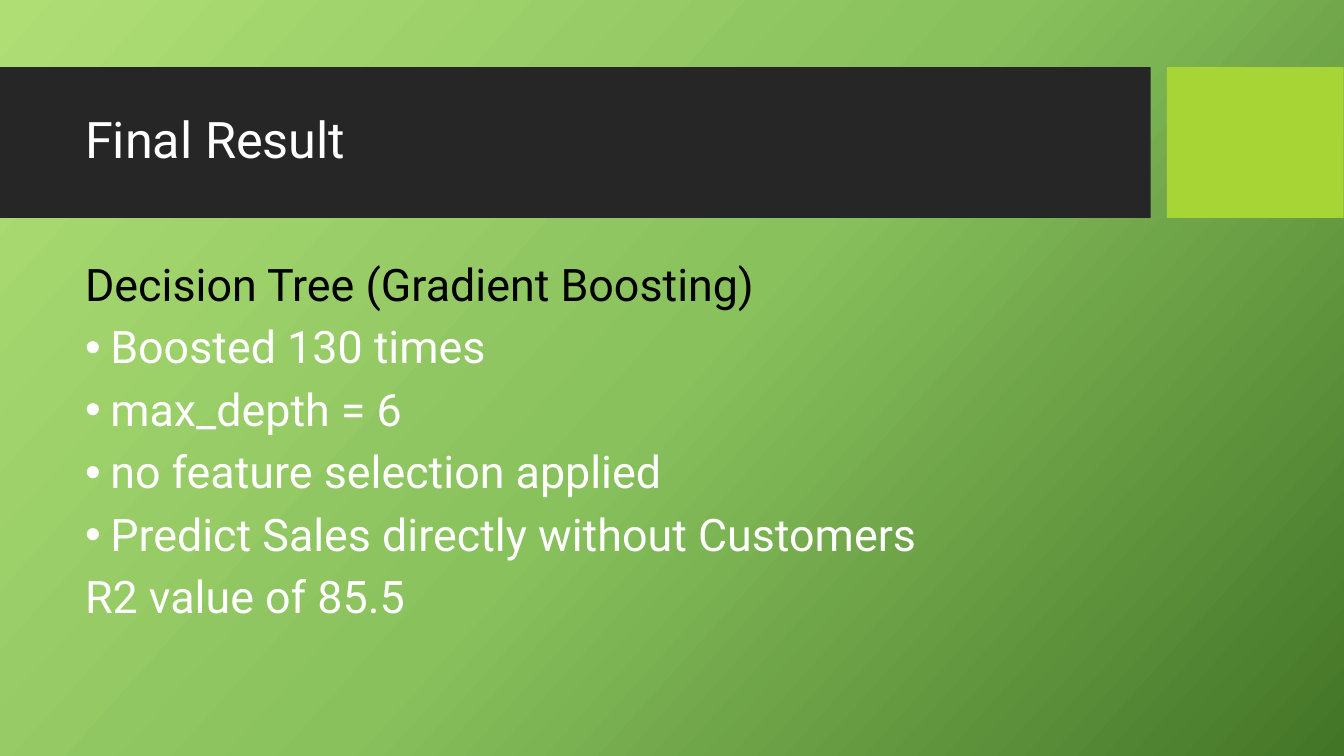
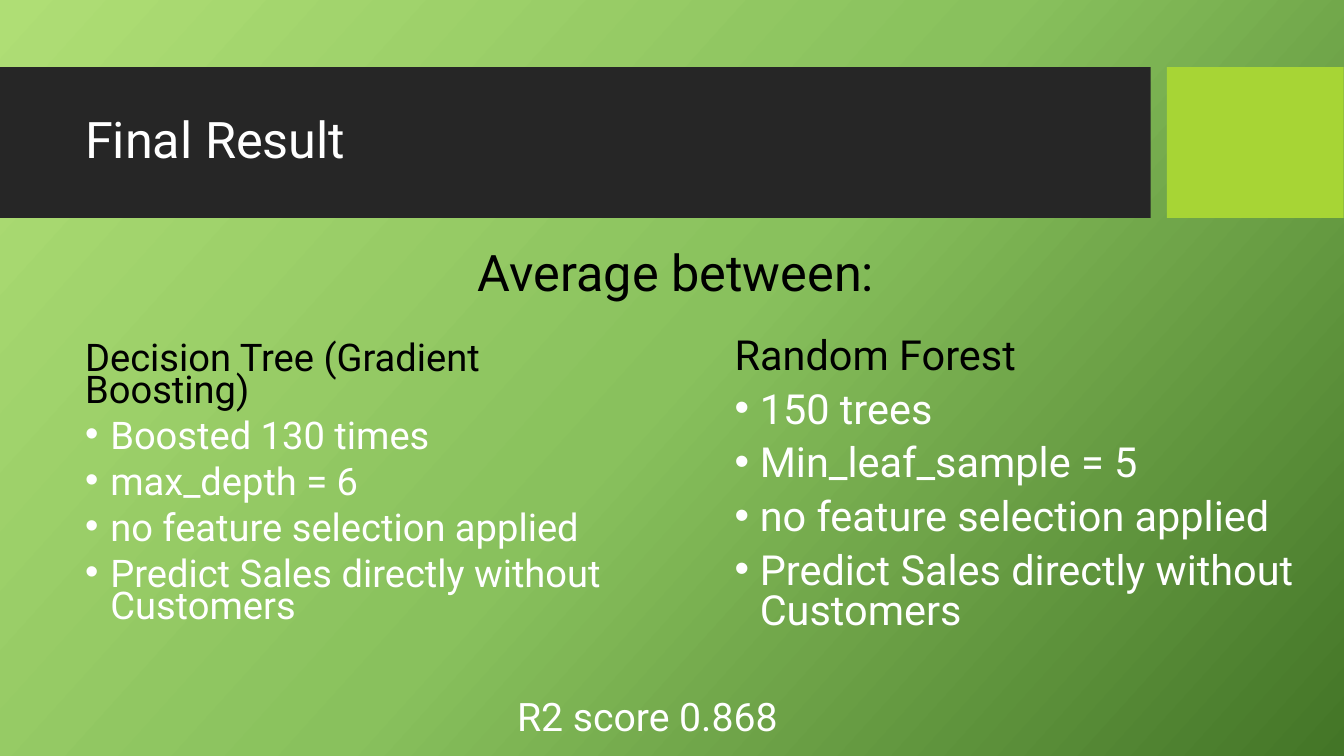
Before and after one commit to PietroMenchetti/DataMiningProject, a slide deck: slide 6 of Submission/Presentation.pptx. Drawn at 1344x756 pixels with LibreOffice and Linux fonts; fonts in the diff are those of the drawing; background and template pictures are left out. Boxes give left, top, right and bottom in pixels: in the first picture for what was removed or moved away, otherwise in the second. Text is boxed around its words. In the diff, an @@ line names an element or a change of style, - is before the commit and + after.

```diff
--- a/Submission/Presentation.pptx
+++ b/Submission/Presentation.pptx
@@ text added at (x1=478, y1=253, x2=874, y2=302), 36 pt, text #000000 @@
+Average between:
@@ text "Decision Tree (Gradient Boosting)" moved from (x1=85, y1=265, x2=916, y2=614) to (x1=85, y1=341, x2=600, y2=620) @@
@@ text "Decision Tree (Gradient Boosting)" at (x1=85, y1=341, x2=600, y2=620): size 32 to 27.2 pt; line spacing 0.9 to 0.7 @@
@@ text added at (x1=735, y1=339, x2=1294, y2=626), 29.6 pt, text #FFFFFF @@
+Random Forest
+• 150 trees
+• Min_leaf_sample = 5
+• no feature selection applied
+• Predict Sales directly without Customers
@@ text at (x1=85, y1=579, x2=404, y2=614): paragraph removed @@
-R2 value of 85.5
@@ text added at (x1=517, y1=702, x2=777, y2=732), 28 pt, text #FFFFFF @@
+R2 score 0.868
```
Also in this commit, not shown: 5 other files.
